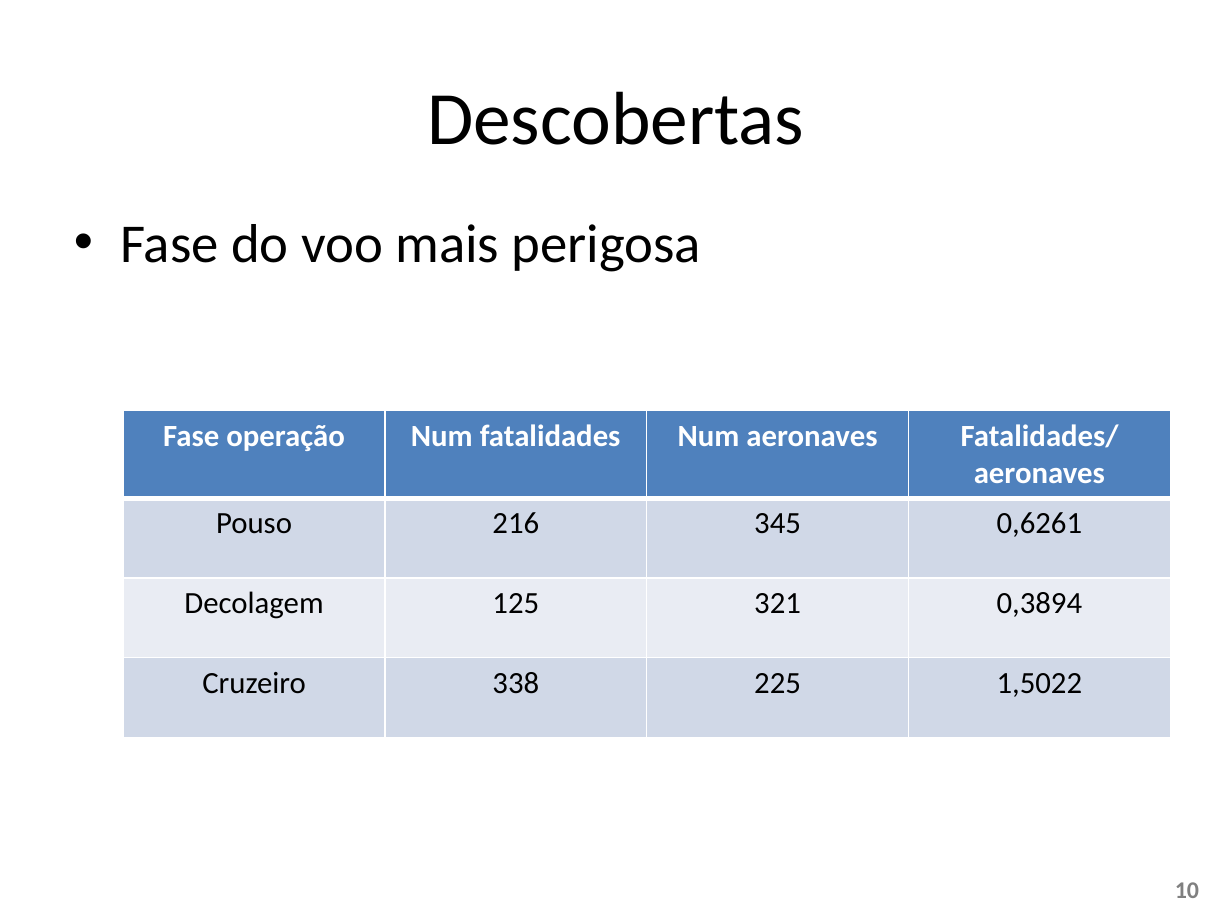
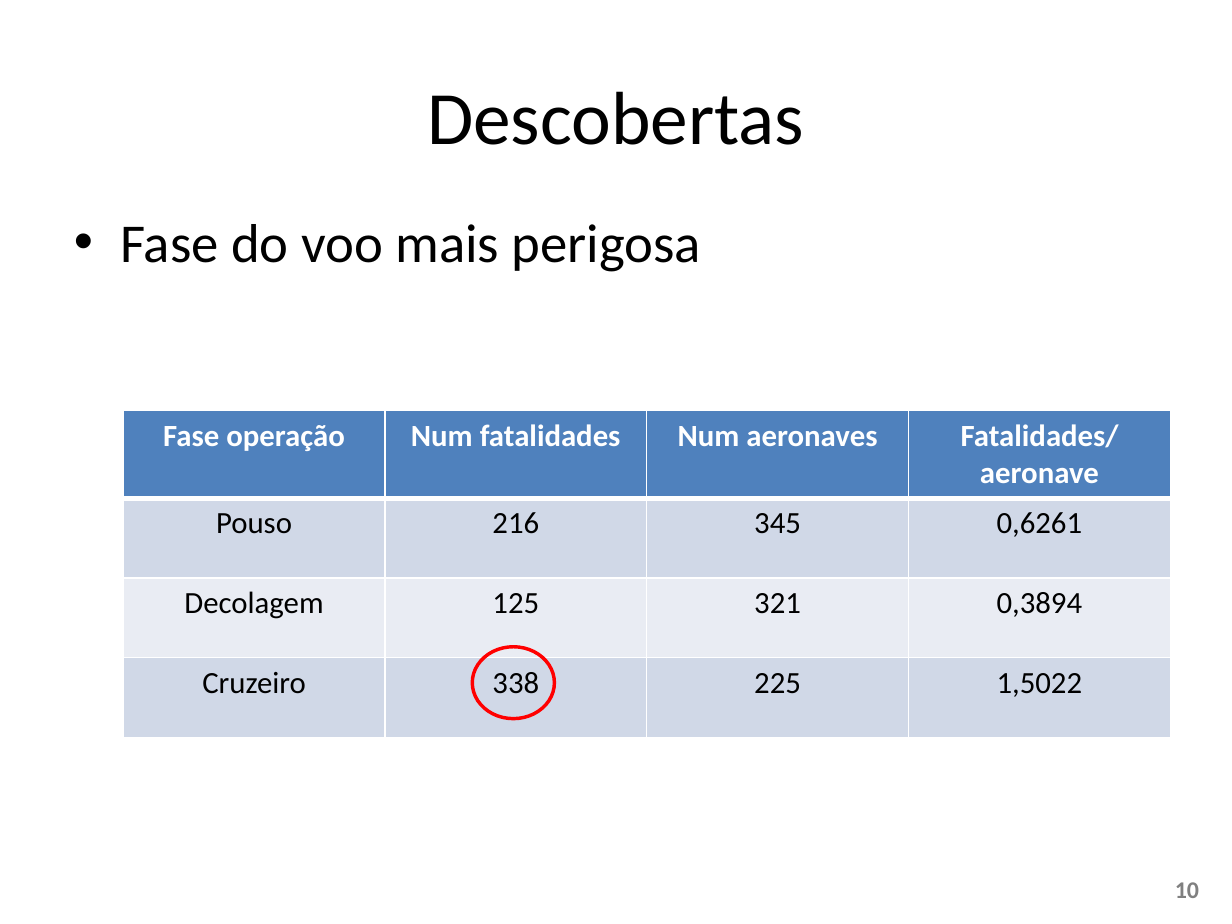
Before and after one commit to W3SS/ciencia-dados, a slide deck: slide 10 of apresentacao ciencia dados.pptx. Drawn at 1232x924 pixels with LibreOffice and Linux fonts; fonts in the diff are those of the drawing. Boxes give left, top, right and bottom in pixels: in the first picture for what was removed or moved away, otherwise in the second. Text is boxed around its words. In the diff, an @@ line names an element or a change of style, - is before the commit and + after.

```diff
--- a/apresentacao ciencia dados.pptx
+++ b/apresentacao ciencia dados.pptx
@@ table at bbox=[123, 410, 1168, 736] @@
-row 1, column 4: Fatalidades/aeronaves
+row 1, column 4: Fatalidades/aeronave
@@ ellipse added at bbox=[472, 647, 554, 718], outline #FF0000 2 pt @@
```
Also in this commit, not shown: 5 other slides changed, 3 slides added, 1 slide removed, 5 other files.
